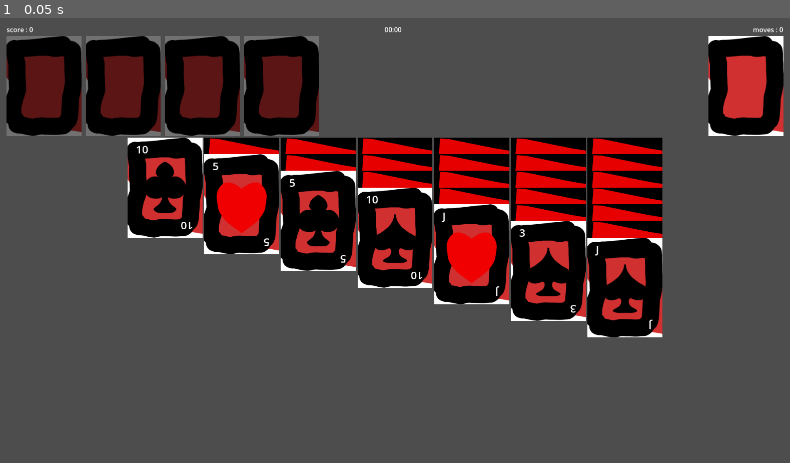
Above: before the commit, frame 1.
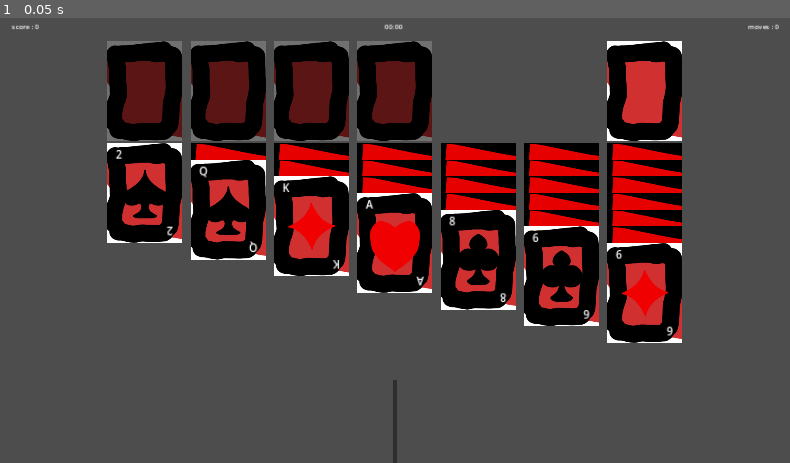
Above: after the commit, the same moment.

Repository: SAANN3/Solitaire
Game: Godot game, scene res://entity/Root/Root_Scene.tscn
Same seed, same stepped clock (60 frames per second), same inputs: the game is played once before the commit and once after it.
Inputs:
- Up to frame 1 (0.05 s): no input

The runs differ from the first frame. In frame 1, 30% of the frame differs, in the area x 0-100%, y 1-100%.

Commit message:
proof of settings

Diff:
--- /dev/null
+++ b/Top_Panel.tscn
@@ -0,0 +1,25 @@
+[gd_scene format=3 uid="uid://qciyjl467r8c"]
+
+[node name="HBoxContainer" type="HBoxContainer"]
+
+[node name="points" type="Label" parent="."]
+layout_mode = 2
+text = "score : 0"
+
+[node name="space" type="Control" parent="."]
+layout_mode = 2
+size_flags_horizontal = 3
+mouse_filter = 2
+
+[node name="time" type="Label" parent="."]
+layout_mode = 2
+text = "00:00"
+
+[node name="space2" type="Control" parent="."]
+layout_mode = 2
+size_flags_horizontal = 3
+mouse_filter = 2
+
+[node name="moves" type="Label" parent="."]
+layout_mode = 2
+text = "moves : 0"
--- a/entity/Card/Card.gd
+++ b/entity/Card/Card.gd
@@ -31,6 +31,7 @@
 enum CardRank {ACE, TWO, THREE, FOUR, FIVE, SIX, SEVEN, EIGHT, NINE, TEN, JACK, QUEEN, KING}
 
 signal card_moved(old_parent: Card_Controller, new_parent: Card_Controller)
+signal card_flipped(reversed: bool)
 
 static func spawn(_rank: CardRank, _suit: Suit) -> Card:
 	var card: Card = preload("res://entity/Card/Card.tscn").instantiate()
@@ -49,9 +50,15 @@
 		_set_rank_text(CardRank.find_key(rank)[0])
 	flip(false)
 
+func _process(delta: float) -> void:
+	if moving && old_pos:
+		position += get_global_mouse_position() - old_pos
+		old_pos = get_global_mouse_position()
+
 func flip(change: bool = true) -> void:
 	if change:
 		reversed = !reversed
+		card_flipped.emit(reversed)
 	if reversed_side_texture && root_texture:
 		if reversed:
 			reversed_side_texture.visible = true
@@ -60,10 +67,6 @@
 			reversed_side_texture.visible = false
 			root_texture.visible = true
 
-func _process(delta: float) -> void:
-	if moving && old_pos:
-		position += get_global_mouse_position() - old_pos
-		old_pos = get_global_mouse_position()
 
 func _set_rank_text(text: String) -> void:
 	for i: Label in rank_labels:
@@ -90,13 +93,15 @@
 					if !i.can_enter(self):
 						continue
 					if closest_parent:
-						var new_length: float = self.get_rect().get_center().distance_to(i.get_rect().get_center())
+						var new_length: float = self.get_global_rect().get_center().distance_to(i.get_global_rect().get_center())
 						if new_length < length_closest:
 							closest_parent = i
 							length_closest = new_length
+						print(new_length,i)
 					else:
 						closest_parent = i
-						length_closest = self.get_rect().get_center().distance_to(i.get_rect().get_center())
+						length_closest = self.get_global_rect().get_center().distance_to(i.get_global_rect().get_center())
+						print(length_closest,i)
 				if closest_parent && closest_parent.can_enter(self):
 					if parent:
 						card_moved.emit(parent,closest_parent)
--- a/entity/Card_holder/Card_holder.tscn
+++ b/entity/Card_holder/Card_holder.tscn
@@ -6,6 +6,7 @@
 [node name="Card_holder" type="HBoxContainer"]
 offset_right = 184.0
 offset_bottom = 240.0
+theme_override_constants/separation = 20
 script = ExtResource("1_6ttlg")
 
 [node name="Stacker" type="HBoxContainer" parent="."]
--- a/entity/Foundation/Foundation.gd
+++ b/entity/Foundation/Foundation.gd
@@ -3,6 +3,8 @@
 
 @onready var pile: Control = $pile
 @onready var area: Area2D = $Area2D
+
+signal completed(state: bool)
 
 func _ready() -> void:
 	cards_holder = pile
@@ -23,3 +25,11 @@
 		return true
 	else:
 		return false
+
+func _on_card_left() -> void:
+	if cards.size() > 0 && cards[cards.size() - 1].rank == Card.CardRank.KING - 1:
+		completed.emit(false)
+
+func _on_card_enter() -> void:
+	if cards.size() > 0 && cards[cards.size() - 1].rank == Card.CardRank.KING:
+		completed.emit(true)
--- a/entity/Root/Root_Scene.gd
+++ b/entity/Root/Root_Scene.gd
@@ -1,37 +1,65 @@
 class_name Root_Scene
 extends Node
 
-@onready var card_holder: Card_holder = $Main/TopHcontainer/CardHolder
+@onready var card_holder: Card_holder = $Main/MainScreen/Vbox/TopHcontainer/CardHolder
 @onready var tableau_piles: Array[Tableau_Pile] = []
 @onready var timer: Timer = $Timer
-@onready var points_label: Label = $Main/HBoxContainer/points
-@onready var time_label: Label = $Main/HBoxContainer/time
-@onready var moves_label: Label = $Main/HBoxContainer/moves
-
+@onready var points_label: Label = $Main/TopPanel/HBoxContainer/points
+@onready var time_label: Label = $Main/TopPanel/HBoxContainer/time
+@onready var moves_label: Label = $Main/TopPanel/HBoxContainer/moves
+@onready var UI_pabel: Control = $UiPanel
+@onready var UI_label: Label = $UiPanel/VBoxContainer/Label
+@onready var UI_restart: Button = $UiPanel/VBoxContainer/Button
+@onready var bottom_panel: Bottom_Panel = $Main/BottomPanel/Settings
 var points: int = 0
 var seconds_passed: int = 0
 var moves: int = 0
+var completed_foundations: Array[Foundation] = []
 
 func _ready() -> void:
 	card_holder.holder_recycled.connect(_on_recycled)
 	timer.timeout.connect(_on_timeout)
 	card_holder.holder_clicked.connect(_on_card_holder_clicked)
 	timer.start()
+	UI_restart.pressed.connect(_on_win_button_clicked)
 	var cards: Array[Card] = []
 	for rank: int in Card.CardRank.values():
 		for suit: int in Card.Suit.values():
 			var card: Card = Card.spawn(rank, suit)
 			card.card_moved.connect(_on_card_moved)
+			card.card_flipped.connect(_on_card_flipped)
 			cards.append(card)
+	for i: int in range(0,4):
+		var foundation: Foundation = get_node("Main/MainScreen/Vbox/TopHcontainer/Foundation%d" % i)
+		foundation.completed.connect(func (state: bool) -> void: _on_foundation_completed(state, foundation))
+	#_auto_win(cards)
+	insert_cards(cards)
+	bottom_panel.get_settings().init(card_holder)
+
+func insert_cards(cards: Array[Card]) -> void:
 	cards.shuffle()
 	var pos: int = 0
 	for i: int in range(1,8):
-		var tableau: Tableau_Pile = get_node("Main/TableauHbox/TableauPile%d" % i)
+		var tableau: Tableau_Pile = get_node("Main/MainScreen/Vbox/TableauHbox/TableauPile%d" % i)
 		tableau.load_cards(cards.slice(pos,pos+i))
 		pos += i
 		tableau_piles.append(tableau)
 	card_holder.load_cards(cards.slice(pos,cards.size()))
 
+func _on_win_button_clicked() -> void:
+	get_tree().reload_current_scene()
+
+func _auto_win(cards: Array[Card]) -> void:
+	var pos: int = 0
+	while pos < cards.size():
+		for z: int in range(0,4):
+			var foundation: Foundation = get_node("Main/MainScreen/Vbox/TopHcontainer/Foundation%d" % z)
+			foundation.enter(cards[pos])
+			pos += 1
+
+func _on_card_flipped(looking_direction: bool) -> void:
+	if (!looking_direction):
+		_update_points(2)
 
 func _on_card_moved(old_parent: Card_Controller, new_parent: Card_Controller) -> void:
 	if new_parent is Foundation && !old_parent is Foundation :
@@ -45,7 +73,16 @@
 func _on_recycled() -> void:
 	_update_points(-20)
 
-
+func _on_foundation_completed(state:bool, foundation: Foundation) -> void:
+	var pos: int = completed_foundations.find(foundation)
+	if pos == -1 && state:
+		completed_foundations.append(foundation)
+	if pos != -1 && !state:
+		completed_foundations.remove_at(pos)
+	if completed_foundations.size() == 4:
+		UI_pabel.visible = true
+		UI_label.text = "You Won!"
+		print("won")
 
 func _on_timeout() -> void:
 	seconds_passed += 1
@@ -59,6 +96,8 @@
 
 func _update_points(change: int) -> void:
 	points += change
+	if points < 0:
+		points = 0
 	points_label.text = "score : " + str(points)
 
 func _update_moves() -> void:
--- a/entity/Root/Root_Scene.tscn
+++ b/entity/Root/Root_Scene.tscn
@@ -1,9 +1,10 @@
-[gd_scene load_steps=6 format=3 uid="uid://bjtudxbydfwp7"]
+[gd_scene load_steps=10 format=3 uid="uid://bjtudxbydfwp7"]
 
 [ext_resource type="Script" path="res://entity/Root/Root_Scene.gd" id="1_bi4d0"]
 [ext_resource type="PackedScene" uid="uid://dq0l7b8i0qose" path="res://entity/Foundation/Foundation.tscn" id="2_ow12a"]
 [ext_resource type="PackedScene" uid="uid://bji5davic22r2" path="res://entity/Card_holder/Card_holder.tscn" id="3_sndy5"]
 [ext_resource type="PackedScene" uid="uid://blqnju06jpcyk" path="res://entity/TableauPile/Tableau_Pile.tscn" id="4_kxirh"]
+[ext_resource type="PackedScene" uid="uid://cnh2aajt02v3t" path="res://entity/Settings/Bottom_Panel.tscn" id="5_d3tti"]
 
 [sub_resource type="Theme" id="Theme_bnft7"]
 MarginContainer/constants/margin_bottom = 28
@@ -11,126 +12,172 @@
 MarginContainer/constants/margin_right = 28
 MarginContainer/constants/margin_top = 28
 
-[node name="root" type="MarginContainer"]
+[sub_resource type="StyleBoxTexture" id="StyleBoxTexture_v4s0x"]
+texture_margin_left = 40.0
+texture_margin_top = 20.0
+texture_margin_right = 40.0
+texture_margin_bottom = 20.0
+
+[sub_resource type="StyleBoxTexture" id="StyleBoxTexture_4enio"]
+texture_margin_left = 20.0
+texture_margin_right = 20.0
+
+[sub_resource type="StyleBoxFlat" id="StyleBoxFlat_d4lxm"]
+bg_color = Color(0.219501, 0.219501, 0.219501, 1)
+expand_margin_top = 20.0
+expand_margin_bottom = 20.0
+
+[node name="root" type="Control"]
+layout_mode = 3
 anchors_preset = 15
 anchor_right = 1.0
 anchor_bottom = 1.0
 grow_horizontal = 2
 grow_vertical = 2
-size_flags_horizontal = 4
 theme = SubResource("Theme_bnft7")
 script = ExtResource("1_bi4d0")
 
 [node name="Main" type="VBoxContainer" parent="."]
+layout_mode = 1
+anchors_preset = 15
+anchor_right = 1.0
+anchor_bottom = 1.0
+grow_horizontal = 2
+grow_vertical = 2
+
+[node name="TopPanel" type="PanelContainer" parent="Main"]
+layout_mode = 2
+theme_override_styles/panel = SubResource("StyleBoxTexture_v4s0x")
+
+[node name="HBoxContainer" type="HBoxContainer" parent="Main/TopPanel"]
 layout_mode = 2
 
-[node name="HBoxContainer" type="HBoxContainer" parent="Main"]
-layout_mode = 2
-
-[node name="points" type="Label" parent="Main/HBoxContainer"]
+[node name="points" type="Label" parent="Main/TopPanel/HBoxContainer"]
 layout_mode = 2
 text = "score : 0"
 
-[node name="space" type="Control" parent="Main/HBoxContainer"]
+[node name="space" type="Control" parent="Main/TopPanel/HBoxContainer"]
 layout_mode = 2
 size_flags_horizontal = 3
 mouse_filter = 2
 
-[node name="time" type="Label" parent="Main/HBoxContainer"]
+[node name="time" type="Label" parent="Main/TopPanel/HBoxContainer"]
 layout_mode = 2
 text = "00:00"
 
-[node name="space2" type="Control" parent="Main/HBoxContainer"]
+[node name="space2" type="Control" parent="Main/TopPanel/HBoxContainer"]
 layout_mode = 2
 size_flags_horizontal = 3
 mouse_filter = 2
 
-[node name="moves" type="Label" parent="Main/HBoxContainer"]
+[node name="moves" type="Label" parent="Main/TopPanel/HBoxContainer"]
 layout_mode = 2
 text = "moves : 0"
 
-[node name="TopHcontainer" type="HBoxContainer" parent="Main"]
+[node name="MainScreen" type="PanelContainer" parent="Main"]
 layout_mode = 2
-theme_override_constants/separation = 10
+size_flags_vertical = 3
+theme_override_styles/panel = SubResource("StyleBoxTexture_4enio")
 
-[node name="Foundation" parent="Main/TopHcontainer" instance=ExtResource("2_ow12a")]
+[node name="Vbox" type="VBoxContainer" parent="Main/MainScreen"]
+layout_mode = 2
+size_flags_horizontal = 4
+
+[node name="TopHcontainer" type="HBoxContainer" parent="Main/MainScreen/Vbox"]
+layout_mode = 2
+theme_override_constants/separation = 20
+
+[node name="Foundation0" parent="Main/MainScreen/Vbox/TopHcontainer" instance=ExtResource("2_ow12a")]
 layout_mode = 2
 
-[node name="Foundation1" parent="Main/TopHcontainer" instance=ExtResource("2_ow12a")]
+[node name="Foundation1" parent="Main/MainScreen/Vbox/TopHcontainer" instance=ExtResource("2_ow12a")]
 layout_mode = 2
 
-[node name="Foundation2" parent="Main/TopHcontainer" instance=ExtResource("2_ow12a")]
+[node name="Foundation2" parent="Main/MainScreen/Vbox/TopHcontainer" instance=ExtResource("2_ow12a")]
 layout_mode = 2
 
-[node name="Foundation3" parent="Main/TopHcontainer" instance=ExtResource("2_ow12a")]
+[node name="Foundation3" parent="Main/MainScreen/Vbox/TopHcontainer" instance=ExtResource("2_ow12a")]
 layout_mode = 2
 
-[node name="space" type="Control" parent="Main/TopHcontainer"]
+[node name="space" type="Control" parent="Main/MainScreen/Vbox/TopHcontainer"]
 layout_mode = 2
 size_flags_horizontal = 3
 mouse_filter = 2
 
-[node name="CardHolder" parent="Main/TopHcontainer" instance=ExtResource("3_sndy5")]
+[node name="CardHolder" parent="Main/MainScreen/Vbox/TopHcontainer" instance=ExtResource("3_sndy5")]
 layout_mode = 2
 
-[node name="TableauHbox" type="HBoxContainer" parent="Main"]
+[node name="TableauHbox" type="HBoxContainer" parent="Main/MainScreen/Vbox"]
 layout_mode = 2
+size_flags_horizontal = 0
 size_flags_vertical = 2
+theme_override_constants/separation = 20
 alignment = 1
 
-[node name="TableauPile1" parent="Main/TableauHbox" instance=ExtResource("4_kxirh")]
+[node name="TableauPile1" parent="Main/MainScreen/Vbox/TableauHbox" instance=ExtResource("4_kxirh")]
 layout_mode = 2
 
-[node name="TableauPile2" parent="Main/TableauHbox" instance=ExtResource("4_kxirh")]
+[node name="TableauPile2" parent="Main/MainScreen/Vbox/TableauHbox" instance=ExtResource("4_kxirh")]
 layout_mode = 2
 
-[node name="TableauPile3" parent="Main/TableauHbox" instance=ExtResource("4_kxirh")]
+[node name="TableauPile3" parent="Main/MainScreen/Vbox/TableauHbox" instance=ExtResource("4_kxirh")]
 layout_mode = 2
 
-[node name="TableauPile4" parent="Main/TableauHbox" instance=ExtResource("4_kxirh")]
+[node name="TableauPile4" parent="Main/MainScreen/Vbox/TableauHbox" instance=ExtResource("4_kxirh")]
 layout_mode = 2
 
-[node name="TableauPile5" parent="Main/TableauHbox" instance=ExtResource("4_kxirh")]
+[node name="TableauPile5" parent="Main/MainScreen/Vbox/TableauHbox" instance=ExtResource("4_kxirh")]
 layout_mode = 2
 
-[node name="TableauPile6" parent="Main/TableauHbox" instance=ExtResource("4_kxirh")]
+[node name="TableauPile6" parent="Main/MainScreen/Vbox/TableauHbox" instance=ExtResource("4_kxirh")]
 layout_mode = 2
 
-[node name="TableauPile7" parent="Main/TableauHbox" instance=ExtResource("4_kxirh")]
+[node name="TableauPile7" parent="Main/MainScreen/Vbox/TableauHbox" instance=ExtResource("4_kxirh")]
 layout_mode = 2
+
+[node name="BottomPanel" type="PanelContainer" parent="Main"]
+layout_mode = 2
+size_flags_vertical = 8
+theme_override_styles/panel = SubResource("StyleBoxTexture_4enio")
+
+[node name="Settings" parent="Main/BottomPanel" node_paths=PackedStringArray("ui_parent") instance=ExtResource("5_d3tti")]
+layout_mode = 2
+size_flags_horizontal = 4
+ui_parent = NodePath("../../../GlobalPopup")
 
 [node name="Timer" type="Timer" parent="."]
 
-[node name="Control" type="Control" parent="."]
+[node name="UiPanel" type="PanelContainer" parent="."]
 visible = false
+layout_mode = 1
+anchors_preset = 10
+anchor_right = 1.0
+offset_top = 847.0
+offset_bottom = 914.0
+grow_horizontal = 2
+theme_override_styles/panel = SubResource("StyleBoxFlat_d4lxm")
+
+[node name="VBoxContainer" type="VBoxContainer" parent="UiPanel"]
 layout_mode = 2
-size_flags_vertical = 8
 
-[node name="Panel" type="Panel" parent="Control"]
+[node name="Label" type="Label" parent="UiPanel/VBoxContainer"]
+layout_mode = 2
+size_flags_horizontal = 4
+theme_override_font_sizes/font_size = 48
+text = "YOU WON!"
+
+[node name="Button" type="Button" parent="UiPanel/VBoxContainer"]
+layout_mode = 2
+size_flags_horizontal = 4
+size_flags_vertical = 4
+text = "RESTART"
+
+[node name="GlobalPopup" type="HBoxContainer" parent="."]
 layout_mode = 1
-anchors_preset = 12
-anchor_top = 1.0
+anchors_preset = 15
 anchor_right = 1.0
 anchor_bottom = 1.0
-offset_left = -28.0
-offset_top = -224.0
-offset_right = 28.0
-offset_bottom = -100.0
-grow_horizontal = 2
-grow_vertical = 0
-
-[node name="Label" type="Label" parent="Control/Panel"]
-layout_mode = 1
-anchors_preset = 8
-anchor_left = 0.5
-anchor_top = 0.5
-anchor_right = 0.5
-anchor_bottom = 0.5
-offset_left = -20.0
-offset_top = -11.5
-offset_right = 20.0
-offset_bottom = 11.5
 grow_horizontal = 2
 grow_vertical = 2
-theme_override_font_sizes/font_size = 48
-text = "CLICK TO START"
+size_flags_vertical = 3
+mouse_filter = 2
--- /dev/null
+++ b/entity/Settings/Bottom_Panel.gd
@@ -0,0 +1,41 @@
+class_name Bottom_Panel
+extends HBoxContainer
+@export var ui_parent: Control
+var nodes: Array[Control]
+var nodes_main: Array[Control]
+var enabledNode: Control = null
+@onready var settings: Settings = $Settings/Main
+enum Elements {SETTINGS}
+
+func _ready() -> void:
+	nodes.assign(get_children())
+	for i: Control in nodes:
+		i.gui_input.connect(func (event: InputEvent) -> void: _bottom_bar_clicked(i, event))
+		if ui_parent:
+			nodes_main.push_back(i.get_node("Main"))
+			nodes_main[nodes.find(i)].reparent(ui_parent)
+			_set_main_visible(i, false)
+
+func close_all() -> void:
+	for i: Control in nodes:
+		_set_main_visible(i, false)
+
+func get_settings() -> Settings:
+	return settings
+
+func _bottom_bar_clicked(node: Control, event: InputEvent) -> void:
+	if event is InputEventMouseButton:
+		if event.button_index == MOUSE_BUTTON_LEFT && event.pressed && node.get_global_rect().has_point(event.global_position):
+			_enable_node(node)
+
+func _enable_node(node: Control) -> void:
+	for i: Control in nodes:
+		_set_main_visible(i, false)
+	_set_main_visible(node, true)
+
+
+func _set_main_visible(node: Control, visible: bool) -> void:
+	nodes_main[nodes.find(node)].visible = visible
+
+func _process(delta: float) -> void:
+	pass
--- /dev/null
+++ b/entity/Settings/Bottom_Panel.tscn
@@ -0,0 +1,36 @@
+[gd_scene load_steps=3 format=3 uid="uid://cnh2aajt02v3t"]
+
+[ext_resource type="Script" path="res://entity/Settings/Bottom_Panel.gd" id="1_pihg2"]
+[ext_resource type="PackedScene" uid="uid://x87cb7ugkgas" path="res://entity/Settings/Settings.tscn" id="2_0rlbk"]
+
+[node name="Settings" type="HBoxContainer"]
+anchors_preset = -1
+anchor_right = 1.0
+anchor_bottom = 0.093
+offset_right = -1910.0
+offset_bottom = 99.56
+grow_horizontal = 2
+script = ExtResource("1_pihg2")
+
+[node name="Panel" type="Panel" parent="."]
+visible = false
+custom_minimum_size = Vector2(10, 20)
+layout_mode = 2
+metadata/_tab_index = 0
+
+[node name="Main" type="Panel" parent="Panel"]
+custom_minimum_size = Vector2(10, 20)
+layout_mode = 0
+offset_left = -269.0
+offset_top = -291.0
+offset_right = 328.0
+offset_bottom = -36.0
+metadata/_tab_index = 0
+
+[node name="Settings" type="Panel" parent="."]
+custom_minimum_size = Vector2(10, 200)
+layout_mode = 2
+metadata/_tab_index = 0
+
+[node name="Main" parent="Settings" instance=ExtResource("2_0rlbk")]
+layout_mode = 1
--- /dev/null
+++ b/entity/Settings/Settings.gd
@@ -0,0 +1,28 @@
+class_name Settings
+extends Control
+
+enum Positioning {LEFT, RIGHT}
+
+@onready var holder_layout_btn: CheckButton = $CenterContainer/HBoxContainer/CardHolderLayout/CheckButton
+
+var holder_positioning: Positioning
+var card_holder: Card_holder
+
+func init(
+	_card_holder: Card_holder
+) -> void:
+	card_holder = _card_holder
+
+func _ready() -> void:
+	holder_layout_btn.toggled.connect(_holder_layout_change)
+
+func _process(delta: float) -> void:
+	pass
+
+func _bool_to_position(state: bool) -> Positioning:
+	return Positioning.RIGHT if !state else Positioning.LEFT
+
+func _holder_layout_change(state: bool) -> void:
+	var positioning: Positioning = _bool_to_position(state)
+	var result: int = LAYOUT_DIRECTION_LTR if positioning == Positioning.LEFT else LAYOUT_DIRECTION_RTL
+	card_holder.get_parent().set_layout_direction(result)
--- /dev/null
+++ b/entity/Settings/Settings.tscn
@@ -0,0 +1,48 @@
+[gd_scene load_steps=2 format=3 uid="uid://x87cb7ugkgas"]
+
+[ext_resource type="Script" path="res://entity/Settings/Settings.gd" id="1_dhfbf"]
+
+[node name="Settings" type="Control"]
+layout_mode = 3
+anchors_preset = 15
+anchor_right = 1.0
+anchor_bottom = 1.0
+grow_horizontal = 2
+grow_vertical = 2
+size_flags_horizontal = 3
+size_flags_vertical = 3
+script = ExtResource("1_dhfbf")
+
+[node name="Panel" type="Panel" parent="."]
+layout_mode = 1
+anchors_preset = 15
+anchor_right = 1.0
+anchor_bottom = 1.0
+grow_horizontal = 2
+grow_vertical = 2
+
+[node name="CenterContainer" type="MarginContainer" parent="."]
+layout_mode = 1
+anchors_preset = 15
+anchor_right = 1.0
+anchor_bottom = 1.0
+grow_horizontal = 2
+grow_vertical = 2
+
+[node name="HBoxContainer" type="VBoxContainer" parent="CenterContainer"]
+layout_mode = 2
+size_flags_horizontal = 4
+size_flags_vertical = 4
+theme_override_constants/separation = 40
+
+[node name="CardHolderLayout" type="VBoxContainer" parent="CenterContainer/HBoxContainer"]
+layout_mode = 2
+
+[node name="Label" type="Label" parent="CenterContainer/HBoxContainer/CardHolderLayout"]
+layout_mode = 2
+size_flags_horizontal = 6
+text = "Set text  "
+
+[node name="CheckButton" type="CheckButton" parent="CenterContainer/HBoxContainer/CardHolderLayout"]
+layout_mode = 2
+size_flags_horizontal = 4
--- a/entity/TableauPile/Tableau_Pile.tscn
+++ b/entity/TableauPile/Tableau_Pile.tscn
@@ -8,7 +8,7 @@
 
 [node name="TableauPile" type="VBoxContainer"]
 offset_right = 180.0
-offset_bottom = 240.0
+offset_bottom = 140.0
 size_flags_horizontal = 4
 theme_override_constants/separation = -100
 script = ExtResource("1_6abaa")
--- a/project.godot
+++ b/project.godot
@@ -28,8 +28,8 @@
 
 window/size/viewport_width=1920
 window/size/viewport_height=1080
-window/stretch/mode="viewport"
-window/stretch/aspect="ignore"
+window/stretch/mode="canvas_items"
+window/stretch/aspect="expand"
 
 [layer_names]
 
